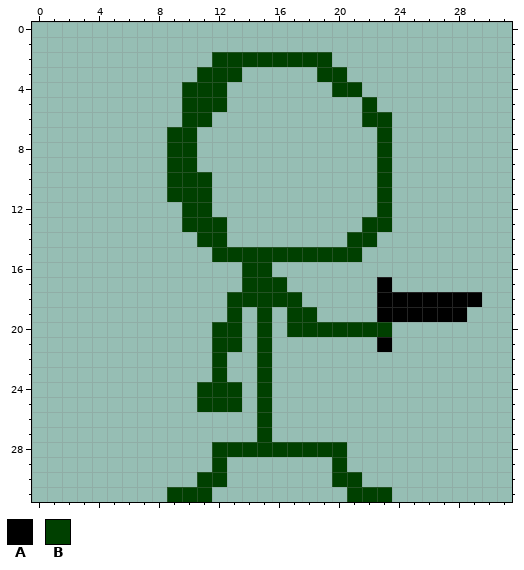
Pixel-art sprite: version_control_tes.gmx/sprites/images/spr_test_0.png. This is how it looked before the edit.
The file is 32x32 pixels.
Palette (. is transparent): A #000000  B #004000
The result:
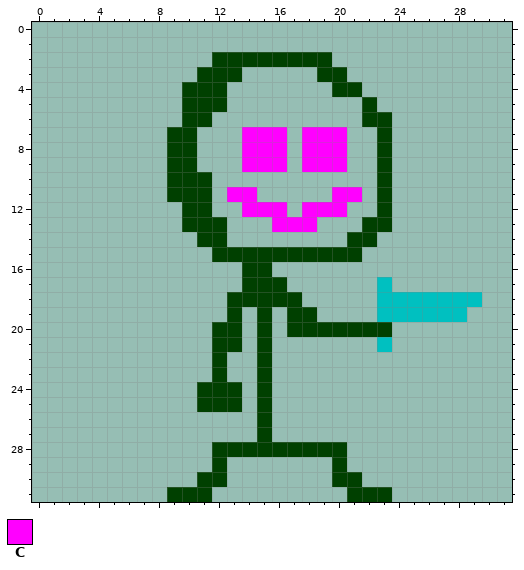
Colours new in this view: C #ff00ff
The exact change:
@@ palette @@
-A #000000
+A #00c0c0
@@ x 11..23 @@
  6 B..........BB
- 7 ............B
- 8 ............B
- 9 ............B
+ 7 ...CCC.CCC..B
+ 8 ...CCC.CCC..B
+ 9 ...CCC.CCC..B
 10 B...........B
-11 B...........B
-12 B...........B
-13 BB.........BB
+11 B.CC.....CC.B
+12 B..CCC.CCC..B
+13 BB...CCC...BB
 14 BB........BB.
Changed places in both pictures, as pixel boxes (x1, y1, x2, y2):
changed: (227, 127, 482, 352)
